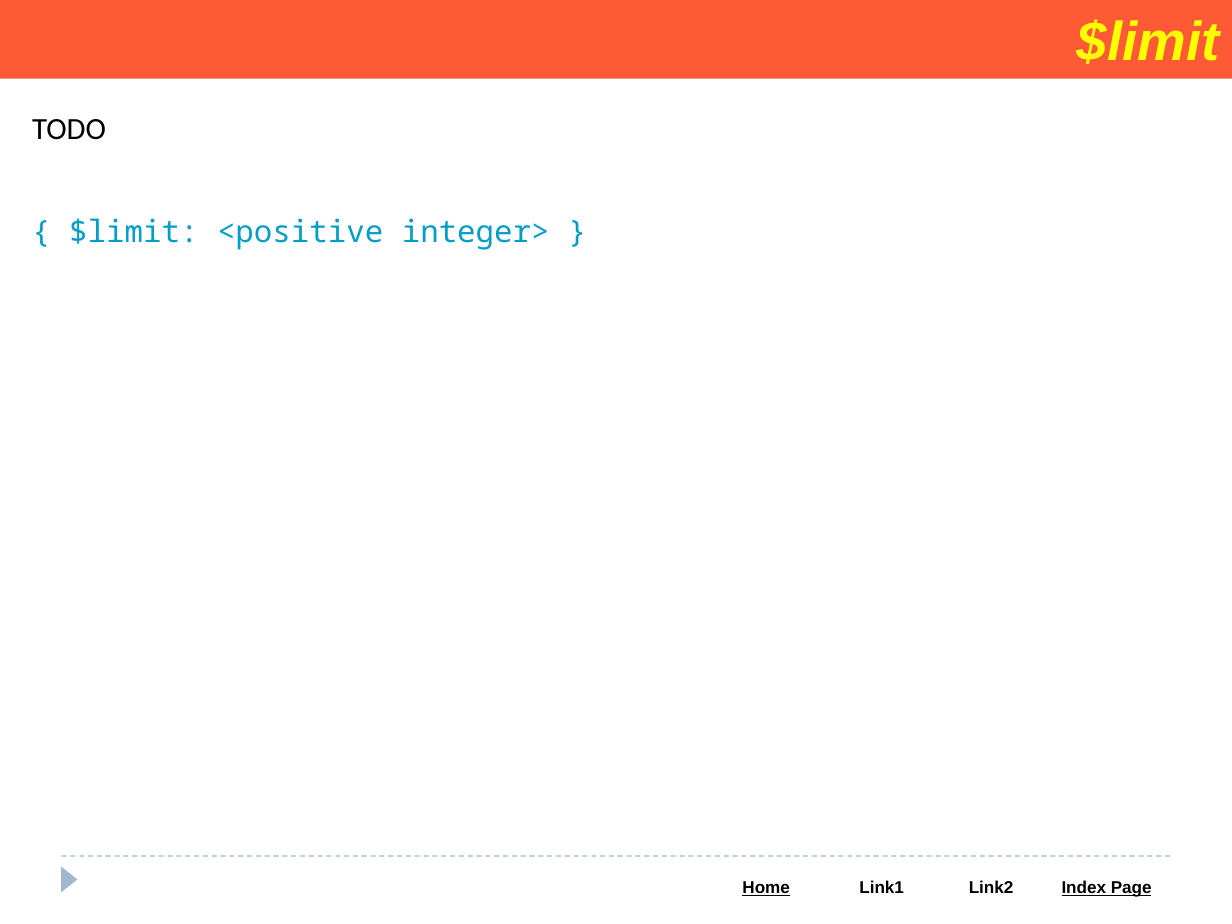
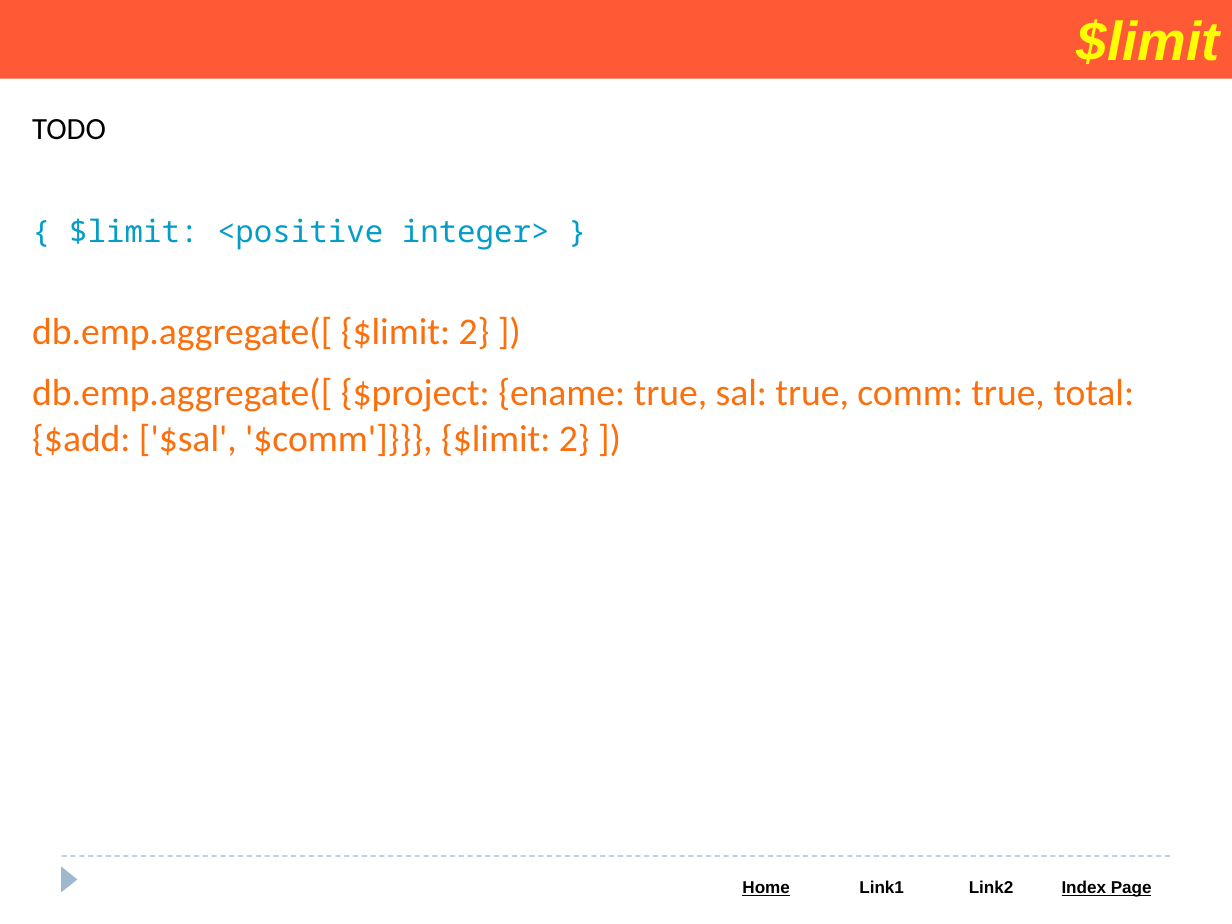
Before and after one commit to Saleel-Bagde/PPT-s, a slide deck: slide 109 of MongoDB PPT.pptx. Drawn at 1232x924 pixels with LibreOffice and Linux fonts; fonts in the diff are those of the drawing. Boxes give left, top, right and bottom in pixels: in the first picture for what was removed or moved away, otherwise in the second. Text is boxed around its words. In the diff, an @@ line names an element or a change of style, - is before the commit and + after.

```diff
--- a/MongoDB PPT.pptx
+++ b/MongoDB PPT.pptx
@@ text added at [32, 316, 1134, 456], 22 pt, text #FC6F0D @@
+db.emp.aggregate([ {$limit: 2} ])
+db.emp.aggregate([ {$project: {ename: true, sal: true, comm: true, total: {$add: ['$sal', '$comm']}}}, {$limit: 2} ])
```
Also in this commit, not shown: 5 other slides changed.
